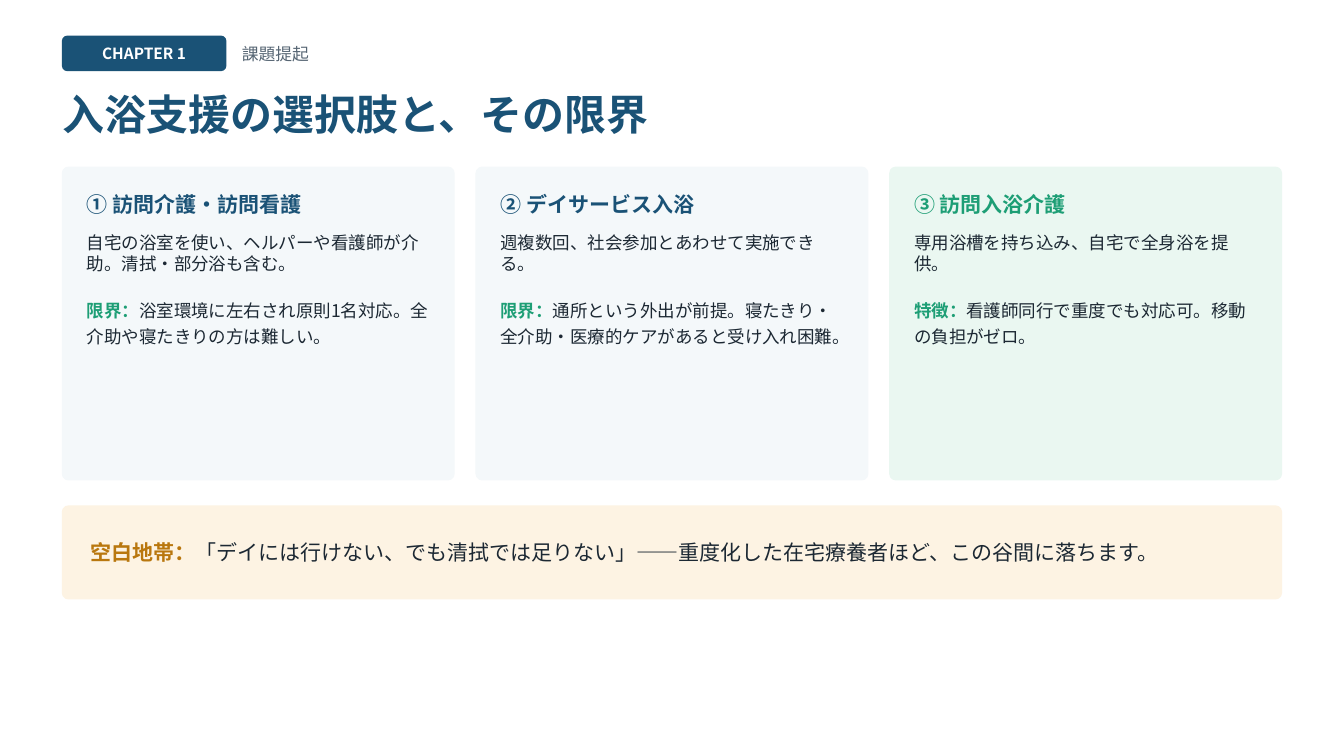
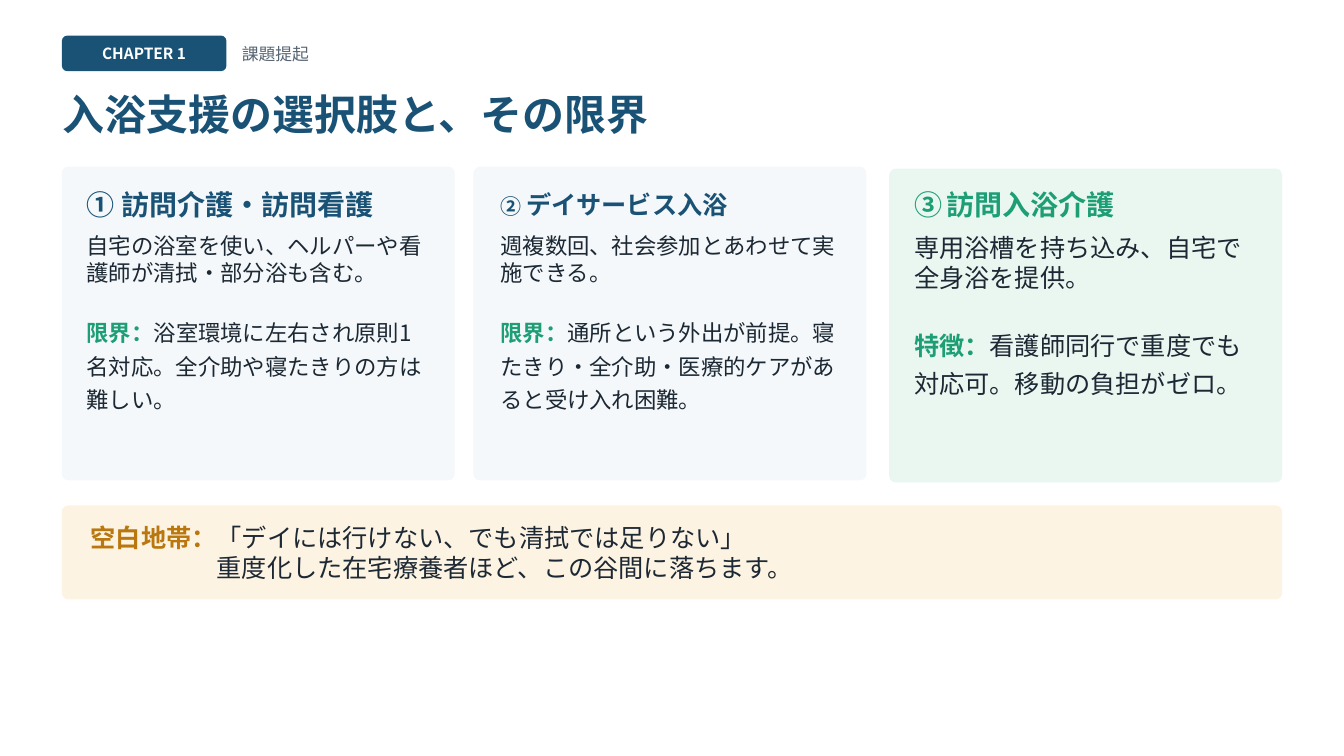
Before and after one commit to 1w0wakmsw0w-ctrl/houmonnyuyoku, a slide deck: slide 3 of houmon-nyuyoku-slides.pptx. Drawn at 1344x756 pixels with LibreOffice and Linux fonts; fonts in the diff are those of the drawing. Boxes give left, top, right and bottom in pixels: in the first picture for what was removed or moved away, otherwise in the second. Text is boxed around its words. In the diff, an @@ line names an element or a change of style, - is before the commit and + after.

```diff
--- a/houmon-nyuyoku-slides.pptx
+++ b/houmon-nyuyoku-slides.pptx
@@ text "① 訪問介護・訪問看護" at (87, 191, 373, 218): size 15 to 20 pt @@
@@ text "② デイサービス入浴" at (500, 192, 728, 217): size 15 to 18 pt in "デイサービス入浴" @@
@@ text "③ 訪問入浴介護" at (914, 191, 1115, 218): size 15 to 20 pt @@
@@ text at (87, 235, 422, 410): text changed; size 12.5 to 16 pt @@
-自宅の浴室を使い、ヘルパーや看護師が介助。清拭・部分浴も含む。
-限界：浴室環境に左右され原則1名対応。全介助や寝たきりの方は難しい。
+自宅の浴室を使い、ヘルパーや看護師が清拭・部分浴も含む。
+限界：浴室環境に左右され原則1名対応。全介助や寝たきりの方は難しい。
@@ text "週複数回、社会参加とあわせて実施できる。 限界：通所という外出が前提。寝たきり・全介助・医療的ケアがあると受け入れ困難。" at (500, 235, 835, 410): size 12.5 to 16 pt @@
@@ text "専用浴槽を持ち込み、自宅で全身浴を提供。 特徴：看護師同行で重度でも対応可。移動の負担がゼロ。" at (914, 235, 1242, 395): size 12.5 to 18 pt @@
@@ text at (91, 525, 793, 579): text changed; size 15 to 18 pt @@
-空白地帯：「デイには行けない、でも清拭では足りない」——重度化した在宅療養者ほど、この谷間に落ちます。
+空白地帯：「デイには行けない、でも清拭では足りない」
+重度化した在宅療養者ほど、この谷間に落ちます。
```
Also in this commit, not shown: 10 other slides changed, 3 other files.
